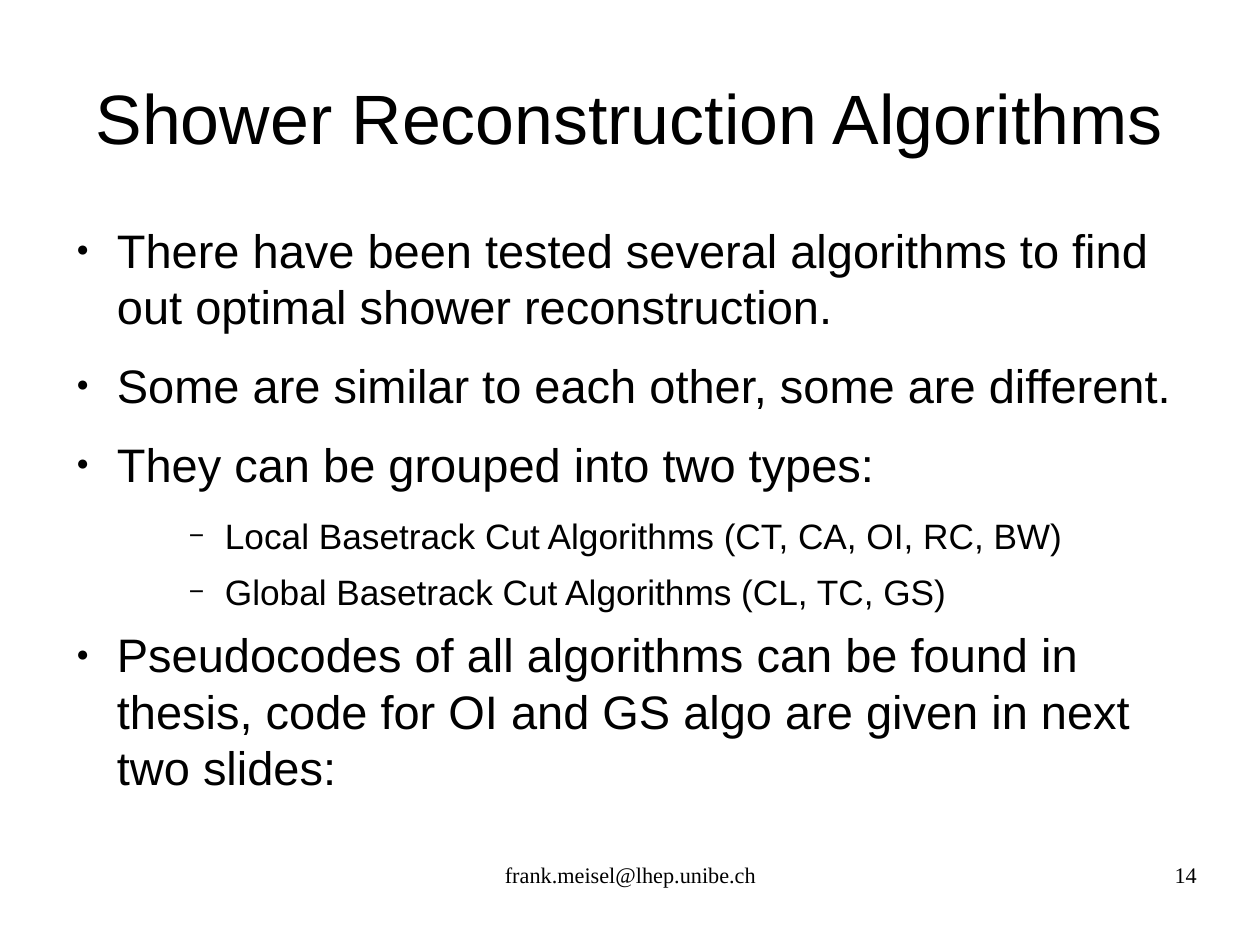
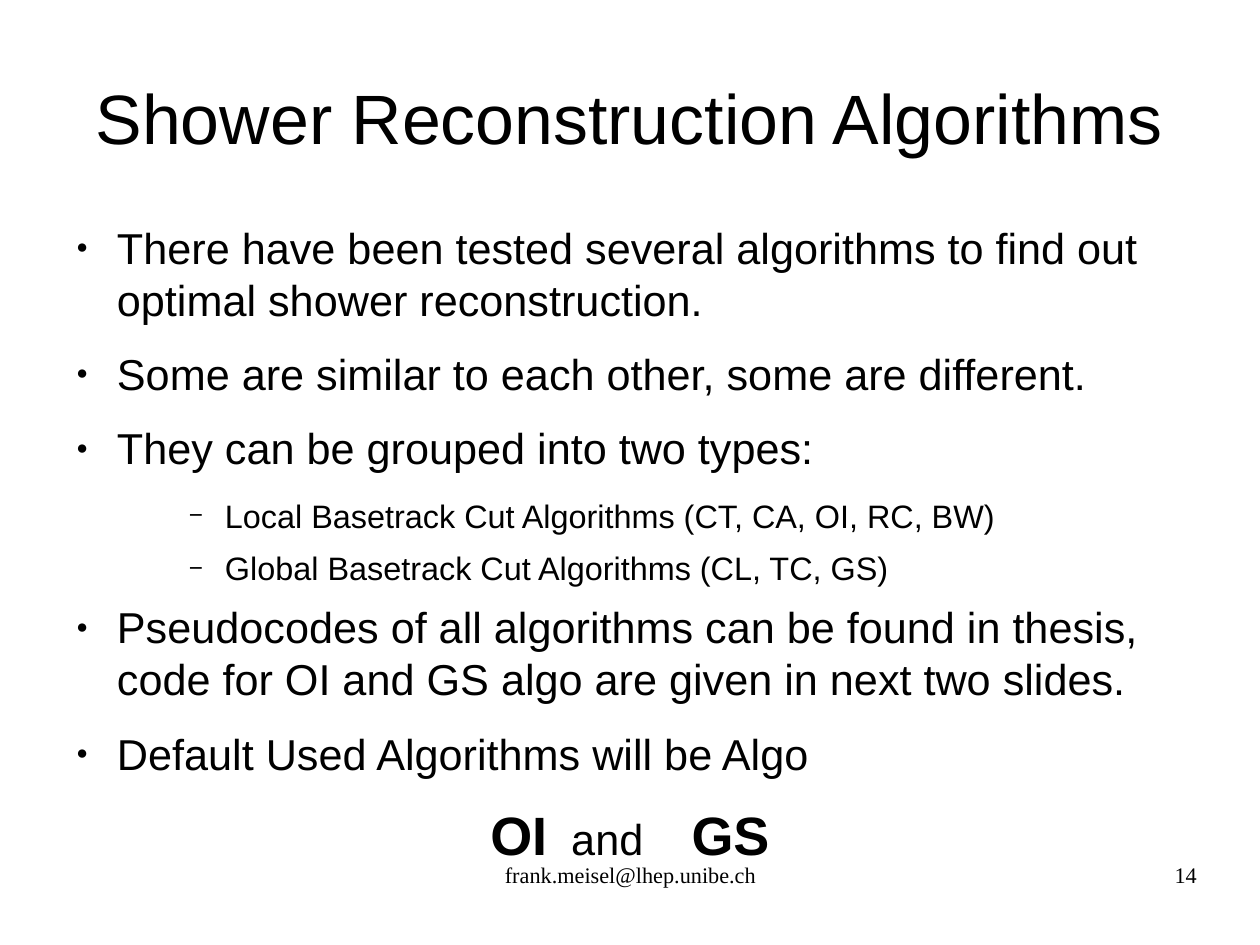
Before and after one commit to antonioiuliano2/fedra, a slide deck: slide 14 of src/libShower/documentation/libShowerMANUAL.odp. Drawn at 1260x945 pixels with LibreOffice and Linux fonts; fonts in the diff are those of the drawing. Boxes give left, top, right and bottom in pixels: in the first picture for what was removed or moved away, otherwise in the second. Text is boxed around its words. In the diff, an @@ line names an element or a change of style, - is before the commit and + after.

```diff
--- a/src/libShower/documentation/libShowerMANUAL.odp
+++ b/src/libShower/documentation/libShowerMANUAL.odp
@@ text at (117,232,1137,586): size 29.6 to 27.2 pt in "There have been tested several algorithms to ...", "Some are similar to each other, some ...", "They can be grouped into two types:"; size 22.2 to 20.4 pt in "Local Basetrack Cut Algorithms (CT, CA, OI, ...", "Global Basetrack Cut Algorithms (CL, TC, GS)" @@
@@ text at (117,611,1138,856): text changed; size 29.6 to 27.2 pt @@
-● Pseudocodes of all algorithms can be found in thesis, code for OI and GS algo are given in next two slides:
+● Pseudocodes of all algorithms can be found in thesis, code for OI and GS algo are given in next two slides.
+● Default Used Algorithms will be Algo
+OI and GS
```
Also in this commit, not shown: 6 slides added, 12 other files.
